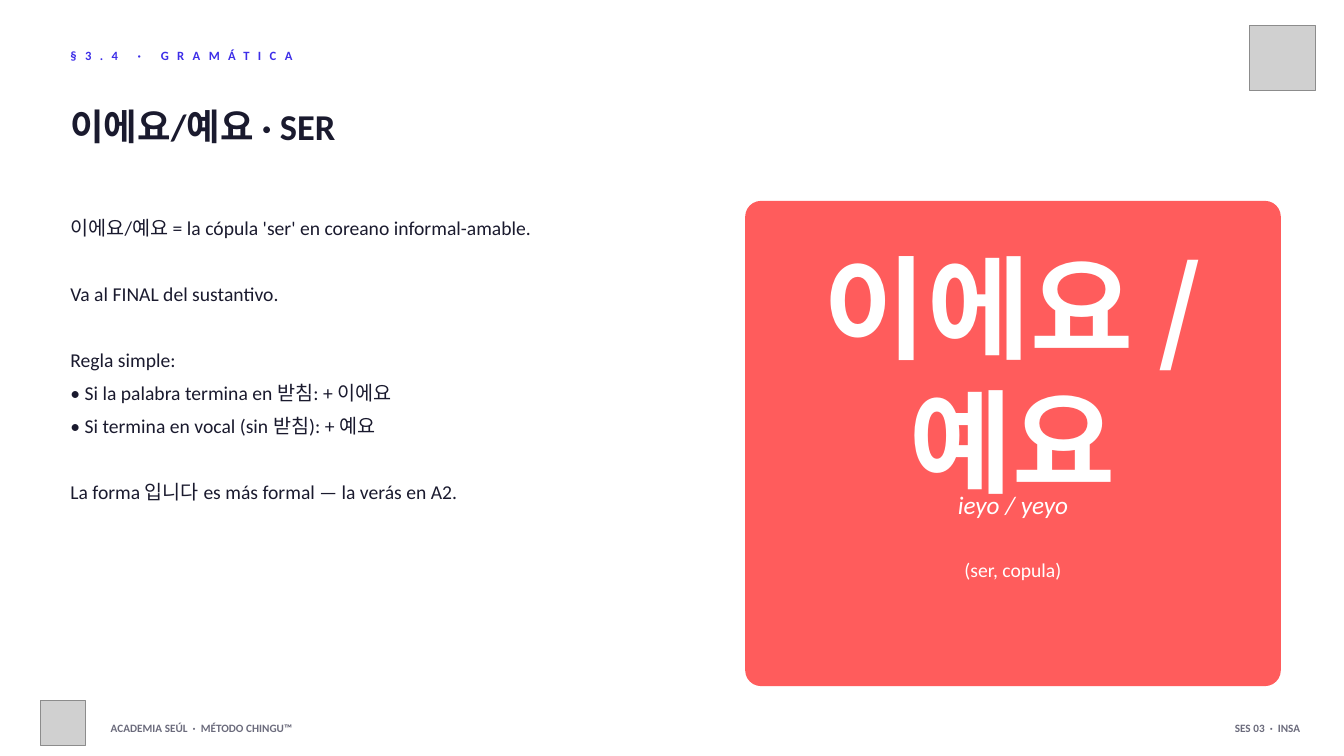
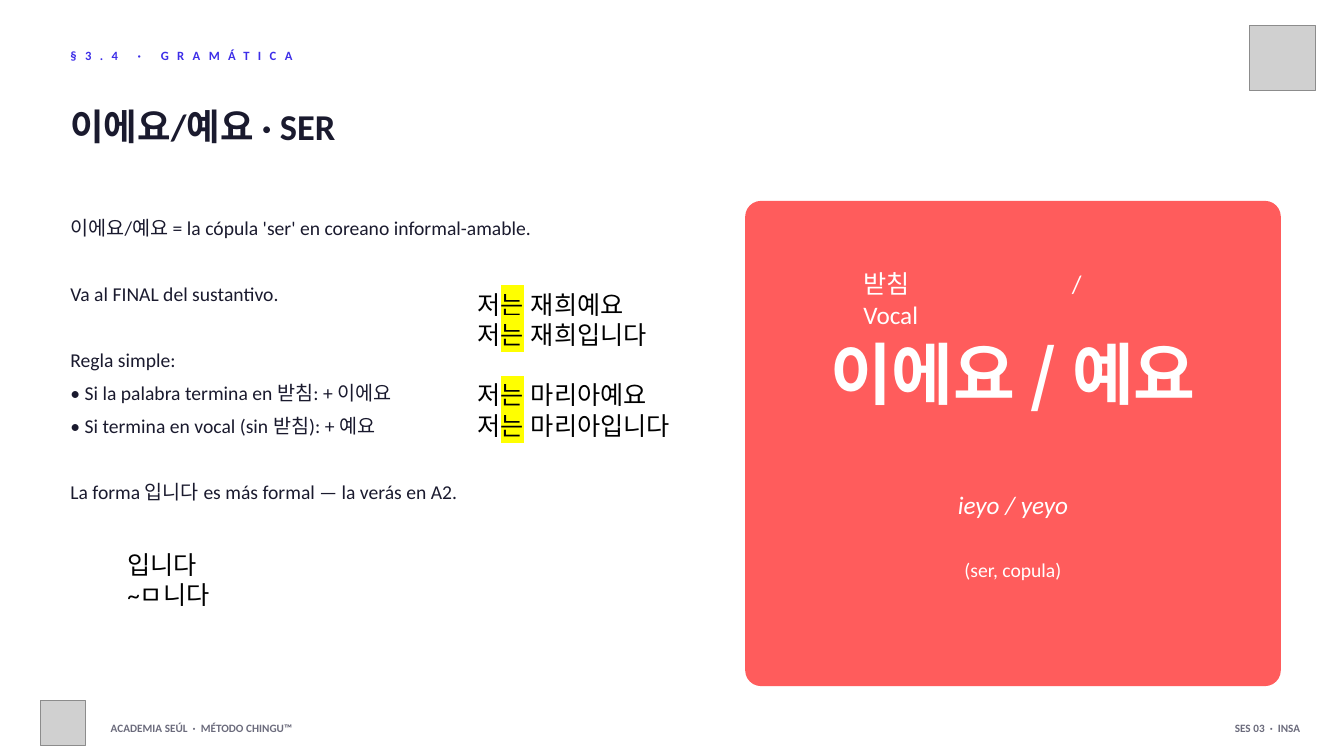
Before and after one commit to academiaseul/ACADEMIASEULWEB, a slide deck: slide 19 of A1_Nivel_1/03_Saludos/Sesion_03_Saludos.pptx (slide 8 before the commit). Drawn at 1344x756 pixels with LibreOffice and Linux fonts; fonts in the diff are those of the drawing; grey boxes stand for pictures. Boxes give left, top, right and bottom in pixels: in the first picture for what was removed or moved away, otherwise in the second. Text is boxed around its words. In the diff, an @@ line names an element or a change of style, - is before the commit and + after.

```diff
--- a/A1_Nivel_1/03_Saludos/Sesion_03_Saludos.pptx
+++ b/A1_Nivel_1/03_Saludos/Sesion_03_Saludos.pptx
@@ text added at <box>478,288,670,441</box>, 18 pt, text #000000 @@
+저는 재희예요
+저는 재희입니다
+저는 마리아예요
+저는 마리아입니다
@@ text "이에요 / 예요" at <box>830,342,1196,405</box>: size 80 to 48 pt @@
@@ text added at <box>863,272,918,324</box>, 18 pt, text #FFFFFF @@
+받침 / Vocal
@@ text added at <box>127,553,209,606</box>, 18 pt, text #000000 @@
+입니다
+~ㅁ니다
```
Also in this commit, not shown: 13 other slides changed, 13 slides added, 12 other files.
